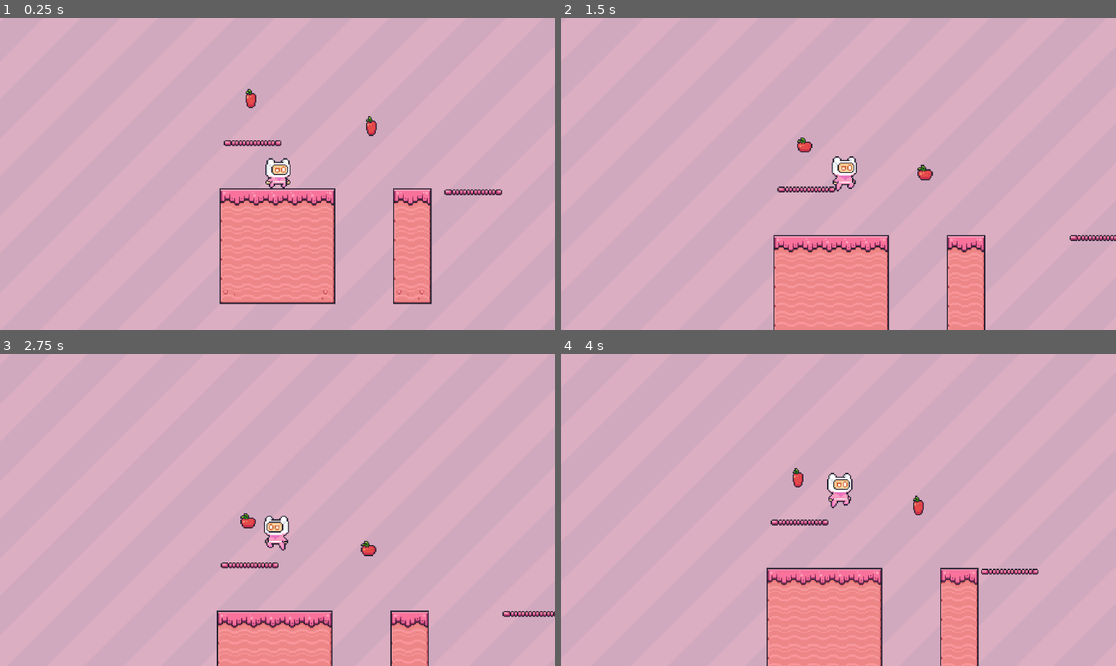
Above: before the commit, frames 1-4 (two rows, left to right).
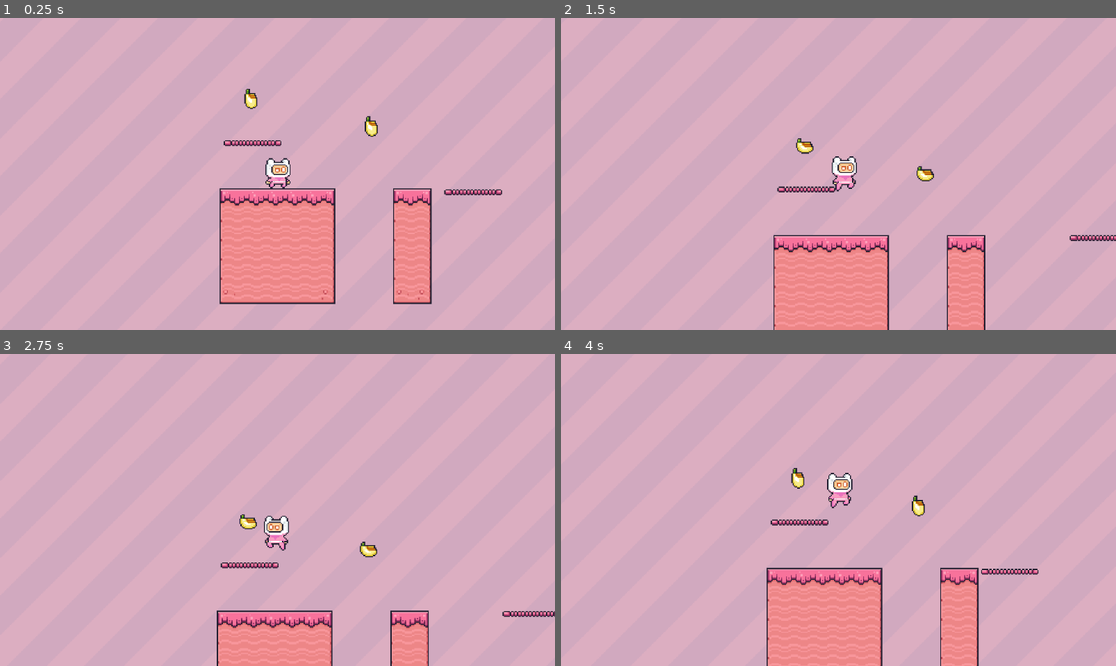
Above: after the commit, the same moments.

Repository: sopip/Godot-first-platformer
Game: Godot game, scene res://Scenes/MainScene.tscn
The game is run twice, just before and just after one commit, with the same random seed, the same clock (stepped at 60 frames per second) and the same inputs.
Inputs:
- Up to frame 1 (0.25 s): no input
- Up to frame 2 (1.5 s): tap Enter (ui_accept) at 0.5, 0.77 s; tap A (a) at 0.6 s; tap D (d) at 0.8, 1.35 s
- Up to frame 3 (2.75 s): tap Enter (ui_accept) at 1.52 s; tap W (w) at 1.55, 2.1 s; tap A (a) at 2.3 s
- Up to frame 4 (4 s): tap A (a) at 2.85 s; tap Enter (ui_accept) at 3.02, 3.77 s; tap D (d) at 3.05, 3.6 s; tap W (w) at 3.8 s

The runs differ from the first frame. In frame 1, 0.2% of the frame differs, in the area x 43-69%, y 22-39%; in frame 2, 0.2%, in the area x 42-68%, y 38-53%; in frame 3, 0.2%; in frame 4, 0.2%.

Commit message:
next level

Diff:
--- /dev/null
+++ b/Scenes/next_level.gd
@@ -0,0 +1,11 @@
+extends Area2D
+
+
+# Called when the node enters the scene tree for the first time.
+func _ready():
+	pass # Replace with function body.
+
+
+# Called every frame. 'delta' is the elapsed time since the previous frame.
+func _process(delta):
+	pass
--- /dev/null
+++ b/Scenes/next_level.tscn
@@ -0,0 +1,100 @@
+[gd_scene load_steps=15 format=3 uid="uid://dbkbcrnap4js7"]
+
+[ext_resource type="Script" path="res://Scenes/next_level.gd" id="1_w4dnp"]
+[ext_resource type="Texture2D" uid="uid://bp0c1dxyexxhs" path="res://Assets/Items/Checkpoints/Checkpoint/Checkpoint (Flag Idle)(64x64).png" id="2_07uqh"]
+
+[sub_resource type="AtlasTexture" id="AtlasTexture_yir41"]
+atlas = ExtResource("2_07uqh")
+region = Rect2(0, 0, 64, 64)
+
+[sub_resource type="AtlasTexture" id="AtlasTexture_500qq"]
+atlas = ExtResource("2_07uqh")
+region = Rect2(64, 0, 64, 64)
+
+[sub_resource type="AtlasTexture" id="AtlasTexture_02g8g"]
+atlas = ExtResource("2_07uqh")
+region = Rect2(128, 0, 64, 64)
+
+[sub_resource type="AtlasTexture" id="AtlasTexture_85cj4"]
+atlas = ExtResource("2_07uqh")
+region = Rect2(192, 0, 64, 64)
+
+[sub_resource type="AtlasTexture" id="AtlasTexture_gug5x"]
+atlas = ExtResource("2_07uqh")
+region = Rect2(256, 0, 64, 64)
+
+[sub_resource type="AtlasTexture" id="AtlasTexture_nbeeq"]
+atlas = ExtResource("2_07uqh")
+region = Rect2(320, 0, 64, 64)
+
+[sub_resource type="AtlasTexture" id="AtlasTexture_4yn0f"]
+atlas = ExtResource("2_07uqh")
+region = Rect2(384, 0, 64, 64)
+
+[sub_resource type="AtlasTexture" id="AtlasTexture_bk6qk"]
+atlas = ExtResource("2_07uqh")
+region = Rect2(448, 0, 64, 64)
+
+[sub_resource type="AtlasTexture" id="AtlasTexture_wql71"]
+atlas = ExtResource("2_07uqh")
+region = Rect2(512, 0, 64, 64)
+
+[sub_resource type="AtlasTexture" id="AtlasTexture_xd2oj"]
+atlas = ExtResource("2_07uqh")
+region = Rect2(576, 0, 64, 64)
+
+[sub_resource type="SpriteFrames" id="SpriteFrames_mojmk"]
+animations = [{
+"frames": [{
+"duration": 1.0,
+"texture": SubResource("AtlasTexture_yir41")
+}, {
+"duration": 1.0,
+"texture": SubResource("AtlasTexture_500qq")
+}, {
+"duration": 1.0,
+"texture": SubResource("AtlasTexture_02g8g")
+}, {
+"duration": 1.0,
+"texture": SubResource("AtlasTexture_85cj4")
+}, {
+"duration": 1.0,
+"texture": SubResource("AtlasTexture_gug5x")
+}, {
+"duration": 1.0,
+"texture": SubResource("AtlasTexture_nbeeq")
+}, {
+"duration": 1.0,
+"texture": SubResource("AtlasTexture_4yn0f")
+}, {
+"duration": 1.0,
+"texture": SubResource("AtlasTexture_bk6qk")
+}, {
+"duration": 1.0,
+"texture": SubResource("AtlasTexture_wql71")
+}, {
+"duration": 1.0,
+"texture": SubResource("AtlasTexture_xd2oj")
+}],
+"loop": true,
+"name": &"default",
+"speed": 12.0
+}]
+
+[sub_resource type="RectangleShape2D" id="RectangleShape2D_0p1hc"]
+size = Vector2(8, 45)
+
+[node name="NextLevel" type="Area2D"]
+script = ExtResource("1_w4dnp")
+
+[node name="AnimatedSprite2D" type="AnimatedSprite2D" parent="."]
+sprite_frames = SubResource("SpriteFrames_mojmk")
+autoplay = "default"
+frame_progress = 0.417897
+
+[node name="CollisionShape2D" type="CollisionShape2D" parent="."]
+position = Vector2(-8, 9.5)
+shape = SubResource("RectangleShape2D_0p1hc")
+
+[node name="AnimationPlayer" type="AnimationPlayer" parent="."]
+root_node = NodePath("../CollisionShape2D")
--- a/Scripts/coins.gd
+++ b/Scripts/coins.gd
@@ -3,7 +3,7 @@
 var collected = false
 
 func _ready():
-	$AnimatedSprite2D.play("æble") # her kan man ændre mønten
+	$AnimatedSprite2D.play("banan") # her kan man ændre mønten
 
 func _on_body_entered(body):
 	if body.is_in_group("player") and not collected:  # hvis kollisionen er med spilleren
